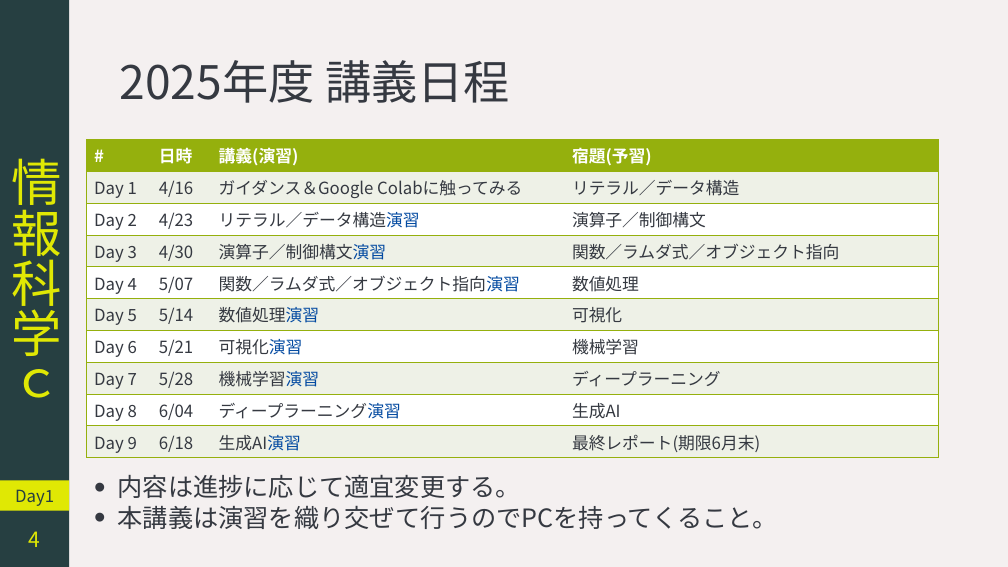
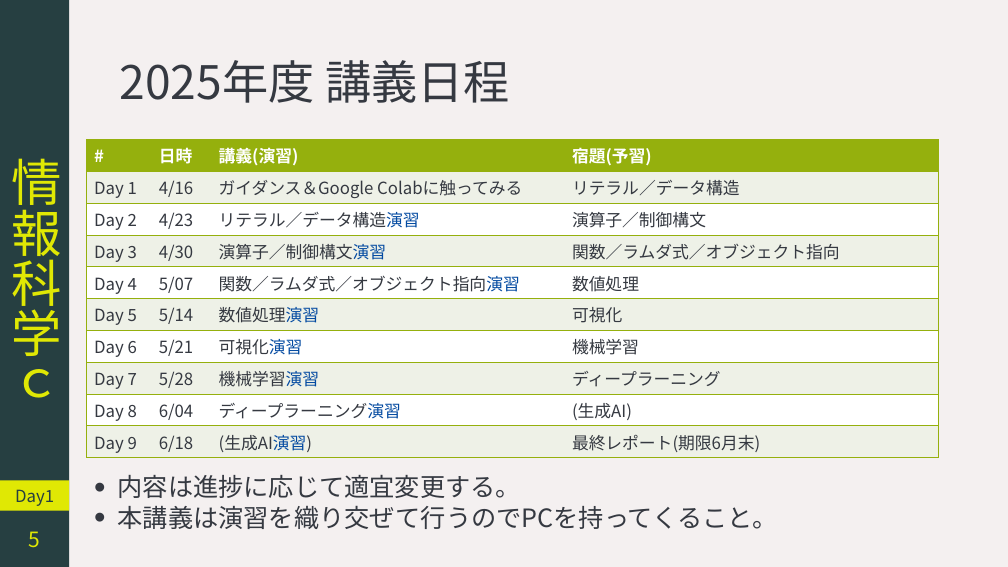
Before and after one commit to YokoyamaLab/PythonBasics, a slide deck: slide 5 of slides/computerScience_day1.pptx (slide 4 before the commit). Drawn at 1008x567 pixels with LibreOffice and Linux fonts; fonts in the diff are those of the drawing. Boxes give left, top, right and bottom in pixels: in the first picture for what was removed or moved away, otherwise in the second. Text is boxed around its words. In the diff, an @@ line names an element or a change of style, - is before the commit and + after.

```diff
--- a/slides/computerScience_day1.pptx
+++ b/slides/computerScience_day1.pptx
@@ table at bbox=[87, 140, 938, 457] @@
-row 9, column 4: 生成AI
+row 9, column 4: (生成AI)
-row 10, column 3: 生成AI演習
+row 10, column 3: (生成AI演習)
@@ page number at bbox=[29, 531, 41, 548]: text changed @@
-4
+5
```
Also in this commit, not shown: 7 other slides changed, 1 slide added.
